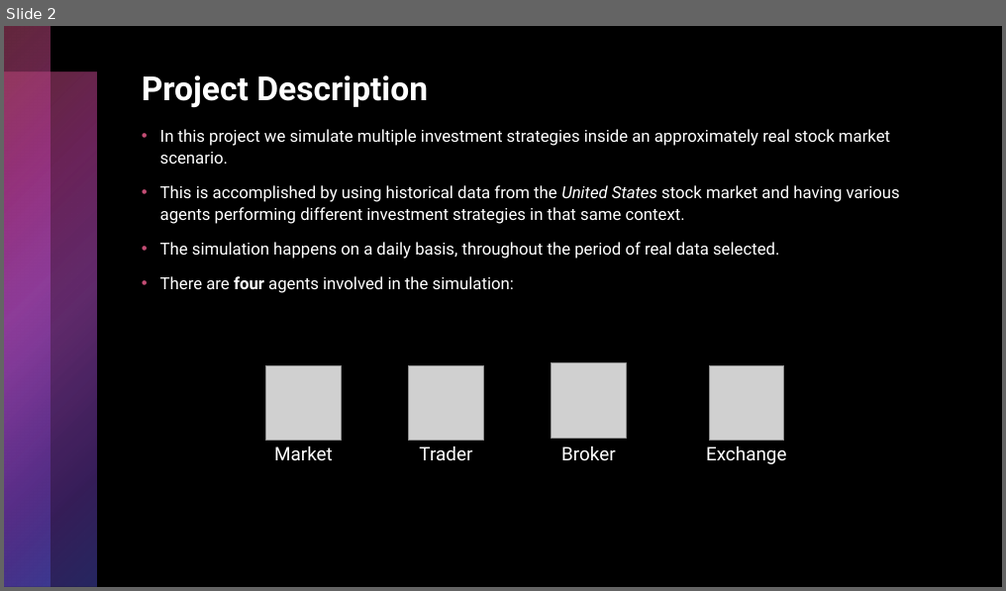
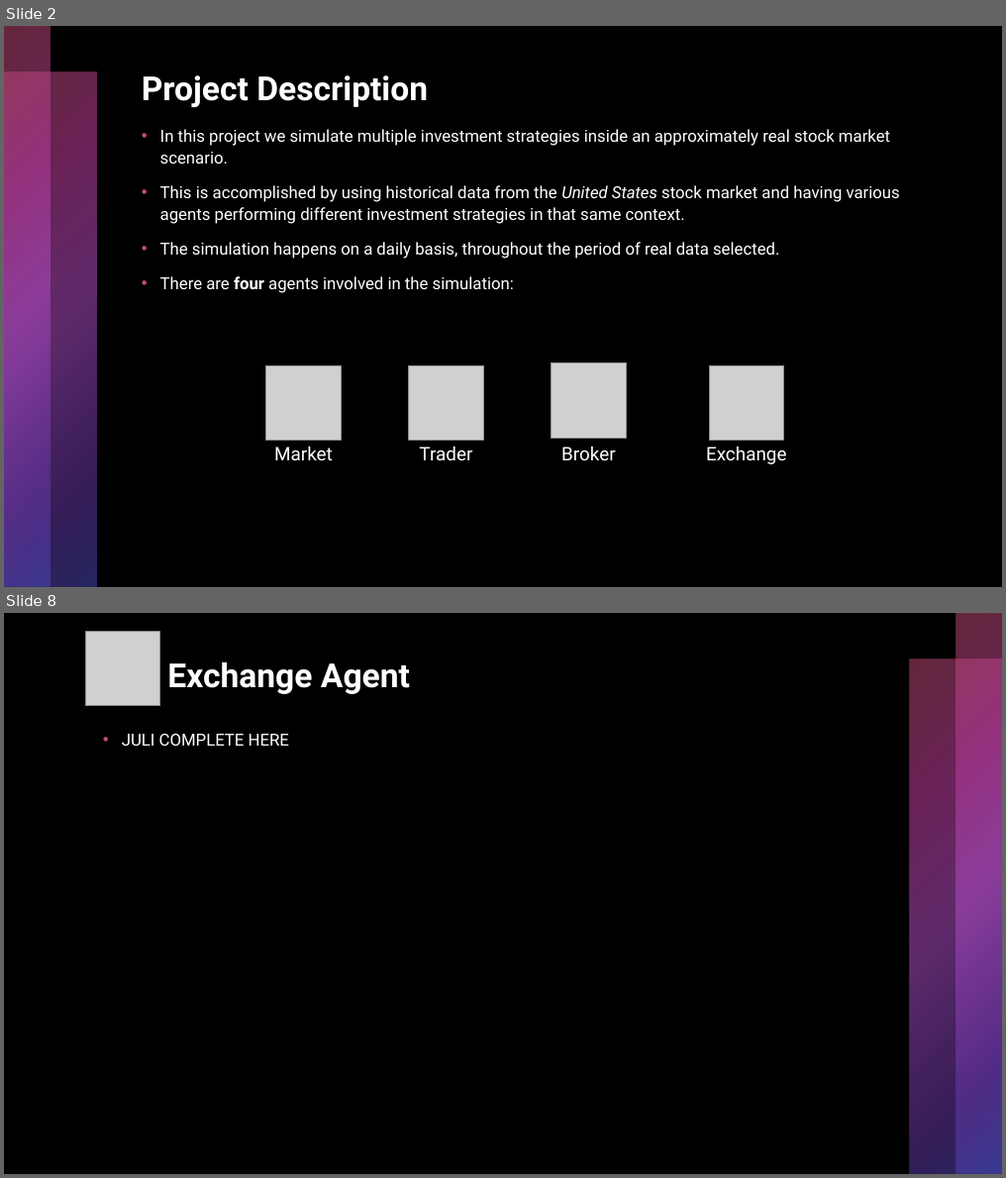
Before and after one commit to sergiodagama/FEUP-ASMA_Investment_Strategies_Simulation_Multi_Agent_System, a slide deck: docs/presentation.pptx. Shown one above the other, each under a label of ours: slide 2 before the commit, slides 2 and 8 after it; the slides between them are not shown. The pictures are 1006x591 and 1006x1178 pixels, drawn with LibreOffice and Linux fonts; fonts in the diff are those of the drawing; grey boxes stand for pictures. Boxes give left, top, right and bottom in pixels: in the first picture for what was removed or moved away, otherwise in the second. Text is boxed around its words. In the diff, an @@ line names an element or a change of style, - is before the commit and + after.

```diff
--- a/docs/presentation.pptx
+++ b/docs/presentation.pptx
@@ slide 8 added at bbox=[4, 613, 1002, 1174], background #000000; not listed: 2 template elements that a slide beside it also shows @@
@@ rectangle added at bbox=[4, 613, 1002, 1174], fill #000000 @@
@@ picture added at bbox=[85, 631, 160, 706] @@
@@ rectangle added at bbox=[956, 613, 1002, 1174], fill gradient #C34D74 to #B13B93 to #B04DC3 to #6D3BB1 to #4D4DC3 @@
@@ title added at bbox=[167, 662, 410, 694], 32 pt, text #FFFFFF, bold @@
+Exchange Agent
@@ rectangle added at bbox=[909, 660, 1002, 1174], fill gradient #C34D74 to #B13B93 to #B04DC3 to #6D3BB1 to #4D4DC3 @@
@@ text added at bbox=[122, 734, 289, 746], 16 pt, text #FFFFFF @@
+• JULI COMPLETE HERE
```
Also in this commit, not shown: 2 slides changed, 6 other slides added.
